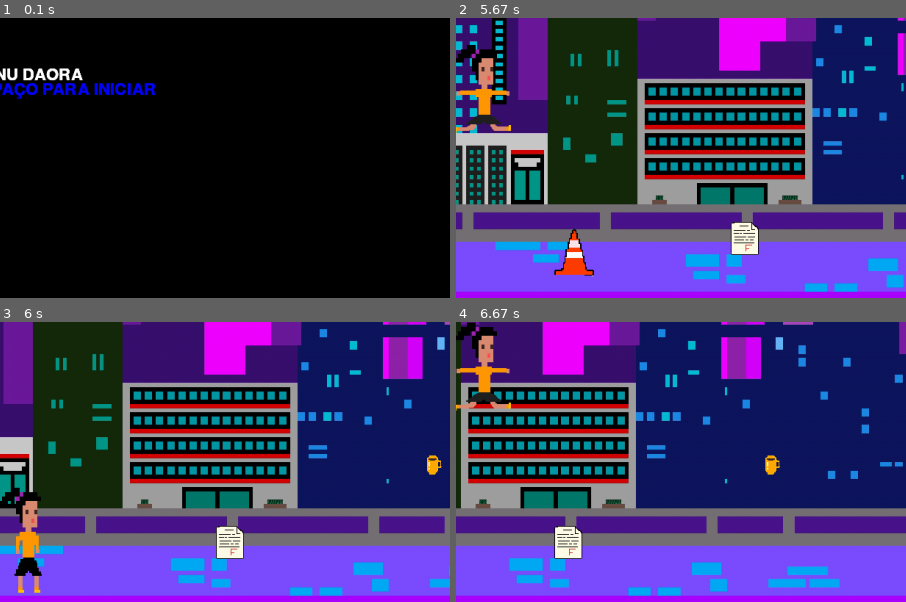
Above: before the commit, frames 1-4 (two rows, left to right).
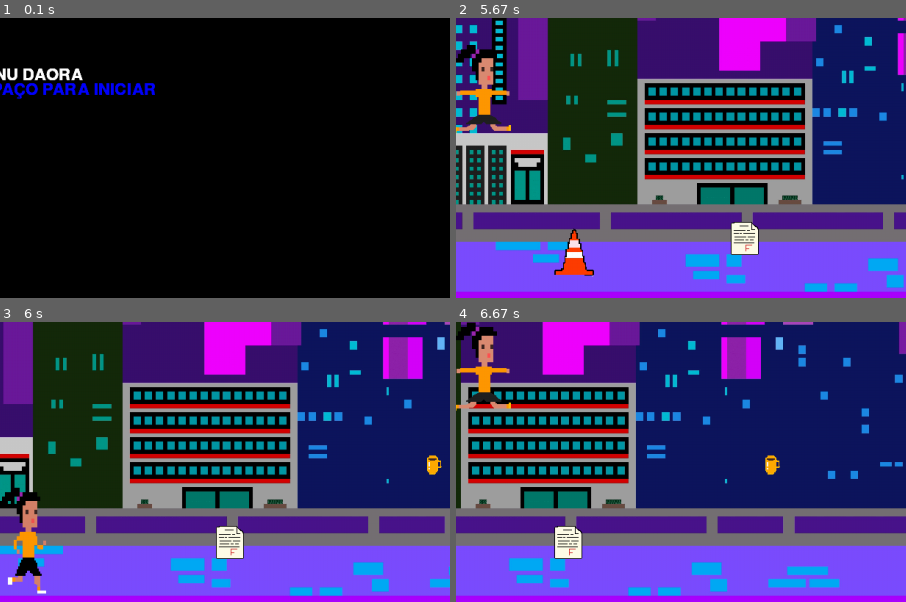
Above: after the commit, the same moments.

Repository: pedrofracassi/insper-dessoft-projeto-final
Game: pygame game, started from main.py
Two runs of this game, one before a commit and one after it. Both use one fixed random seed, a clock stepped at 60 frames per second and the inputs below.
Inputs:
- Up to frame 1 (0.1 s): no input
- Up to frame 2 (5.67 s): tap Space at 0.33, 0.67, 1.57, 1.87, 2.07, 2.37, 2.57, 2.87, 3.9, 4.97, 5.37 s
- Up to frame 3 (6 s): tap Space at 5.67, 5.87 s
- Up to frame 4 (6.67 s): tap Space at 6.17, 6.37 s
The pictures show only the part of the screen within x 47-97%, y 37-87%; the shares and areas given below are measured in that part.

Frames 1-2 are identical in both runs. In frame 3, 0.4% of the frame differs, in the area x 1-11%, y 60-98%; in frame 4, nothing differs.

Commit message:
consertando um errinho

Diff:
--- a/sprites/Alessandra.py
+++ b/sprites/Alessandra.py
@@ -41,7 +41,7 @@
       self.image = self.images[1]
       self.contador2+=1
       if self.contador2 ==5:
-        self.contador = 0
+        self.contador1 = 0
         self.contador2=0
 
 
